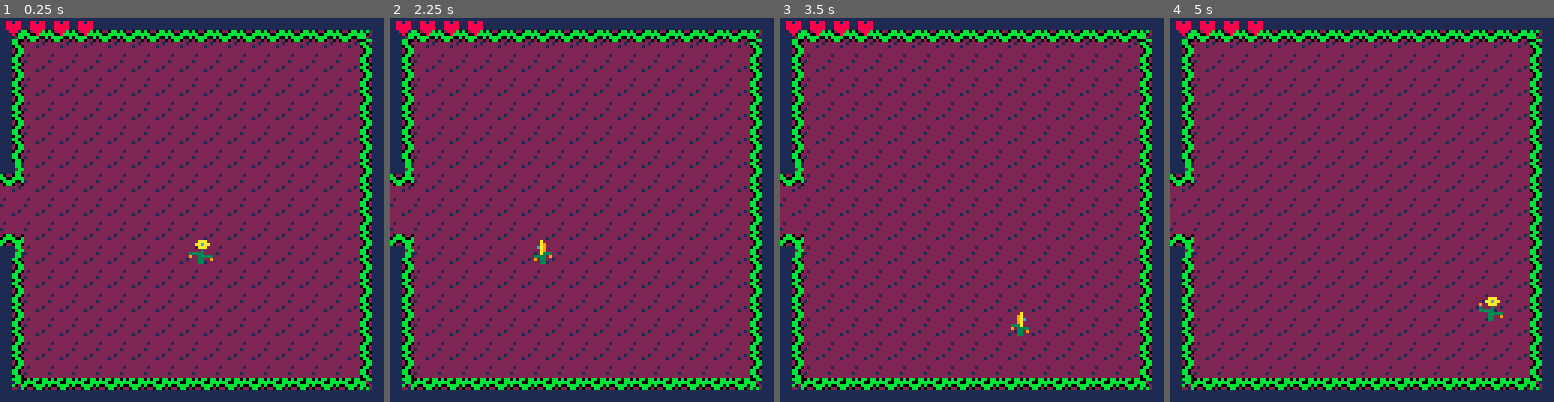
Above: before the commit, frames 1-4 (left to right).
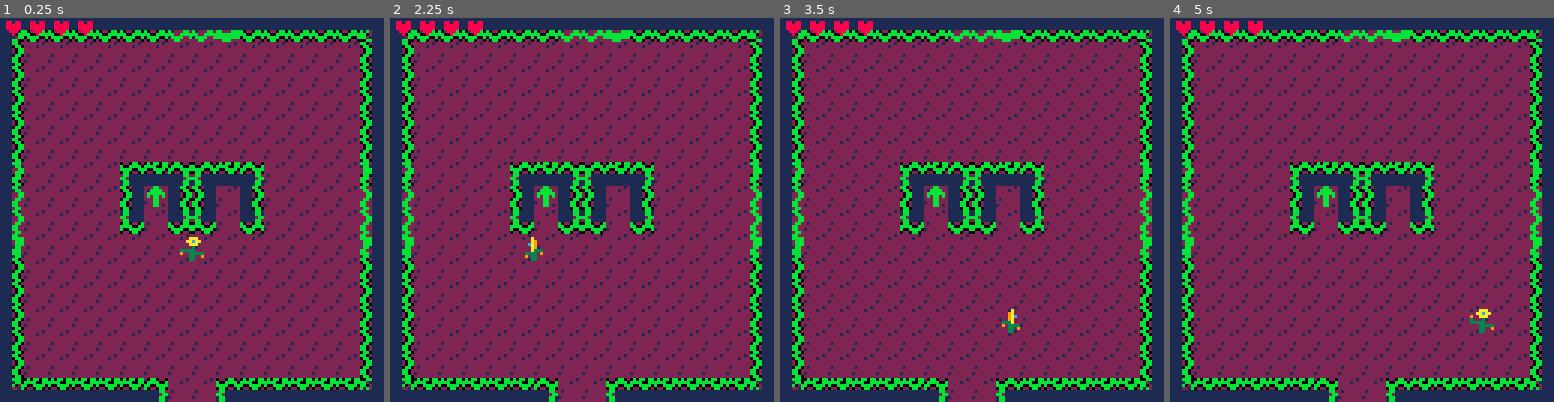
Above: after the commit, the same moments.

Repository: acwright/PICO-8
Game: PICO-8 cartridge ldjam/ldjam.p8
Two runs of this game, one before a commit and one after it. Both use one fixed random seed, a clock stepped at 60 frames per second and the inputs below.
Inputs:
- Up to frame 1 (0.25 s): no input
- Up to frame 2 (2.25 s): tap O (Z key) at 0.33, 0.7, 1.43, 2.22 s; tap X (X key) at 1.07, 2.07 s; hold Left from 1.97 s (still down)
- Up to frame 3 (3.5 s): release Left at 2.37 s; tap X (X key) every 0.33 s from 2.4 to 3.4 s; hold Down 2.42-2.82 s; hold Right from 2.87 s (still down); tap O (Z key) at 3.1 s
- Up to frame 4 (5 s): release Right at 3.53 s; hold Up 3.58-4.08 s; tap X (X key) every 0.33 s from 3.73 to 4.73 s; tap O (Z key) at 3.98, 4.87 s; hold Right 4.13-4.53 s; hold Down from 4.58 s (still down)

The runs differ from the first frame. In frame 1, 7.7% of the frame differs, in the area x 0-97%, y 3-100%; in frame 2, 7.7%; in frame 3, 7.6%; in frame 4, 7.8%.

Commit message:
elevators working

Diff:
--- a/ldjam/ldjam.p8
+++ b/ldjam/ldjam.p8
@@ -62,7 +62,7 @@
 
 function init_game()
 	rooms=init_rooms()
-	room=rooms[50]
+	room=rooms[1]
 
 	player=init_player()
 	waves={}
@@ -160,8 +160,8 @@
 function init_player()
 	local timer=10
 	return {
-		x=63,
-		y=74,
+		x=60,
+		y=73,
 		w=8,
 		h=8,
 		v=1,
@@ -180,6 +180,7 @@
 		max_energy=0,
 		rest=0,
 		rest_period=20,
+		locked=false,
 		holding={left=0,right=0,up=0,down=0},
 		update=function(self)
 
@@ -251,7 +252,13 @@
 				self.o_sprite=24
 				self.flip_y=false
 			end
-
+			--lock movement after elevator
+			if self.locked then
+				self.x=lx
+				self.y=ly
+				self.o_sprite=24
+				if (self.holding.left==0 and self.holding.right==0 and self.holding.up==0 and self.holding.down==0) self.locked=false
+			end
 			-- sprite_timer
 			if (self.sprite_timer<=0) self.sprite_timer=timer self.sprite_frame+=1
 			self.sprite_timer-=1
@@ -274,6 +281,19 @@
 			if (hit(self,6) and self.health<=4) self.health=4
 			--damage
 			if (hit(self,0)) self.health-=1
+			--elevator
+			local el=hit(self,7)
+			if el then
+				room=rooms[el.room+1]
+				self.locked=true
+				if el.v>0 then
+					self.x+=24
+				else
+					self.x-=24
+				end
+				self.y+=2
+			end
+
 			--rooms
 			if self.x<-8 then
 				local next_dir=room.dirs[1]
@@ -351,7 +371,6 @@
 		draw=function(self)
 			spr(self.sprite,self.x,self.y,1,1,self.flip_x,self.flip_y)
 			local health=''
-			mhit(room.mapn,self,1)
 			for i=1,self.health do
 				health=health..'♥'
 			end
@@ -468,32 +487,36 @@
 
 function init_up_elevator(room)
 	return {
+		sprite=32,
 		x=48,
 		y=56,
 		w=8,
 		h=8,
+		v=1,
 		room=room,
 		update=function(self)
 
 		end,
 		draw=function(self)
-			spr(32,self.x,self.y)
+			spr(self.sprite,self.x,self.y)
 		end
 	}
 end
 
 function init_down_elevator(room)
 	return {
+		sprite=32,
 		x=72,
 		y=56,
 		w=8,
 		h=8,
+		v=-1,
 		room=room,
 		update=function(self)
 
 		end,
 		draw=function(self)
-			spr(32,self.x,self.y,1,1,false,true)
+			spr(self.sprite,self.x,self.y,1,1,false,true)
 		end
 	}
 end
